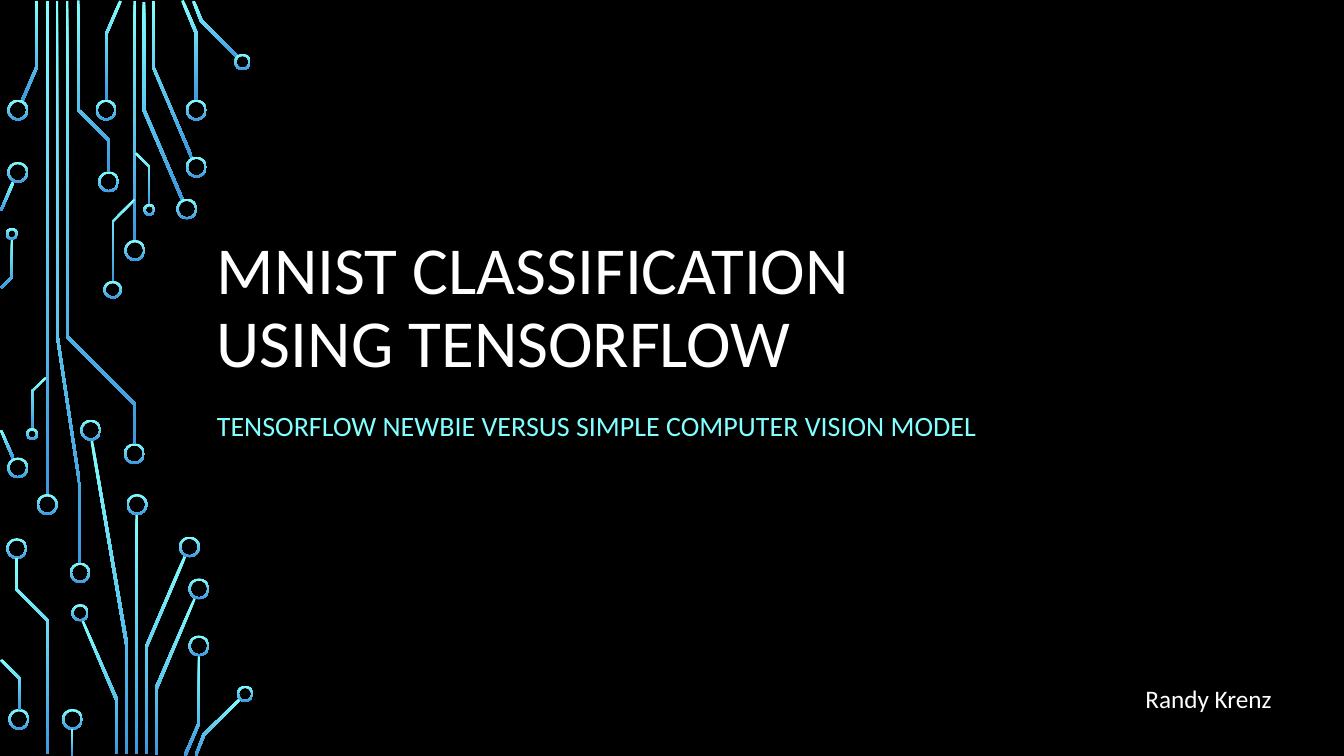
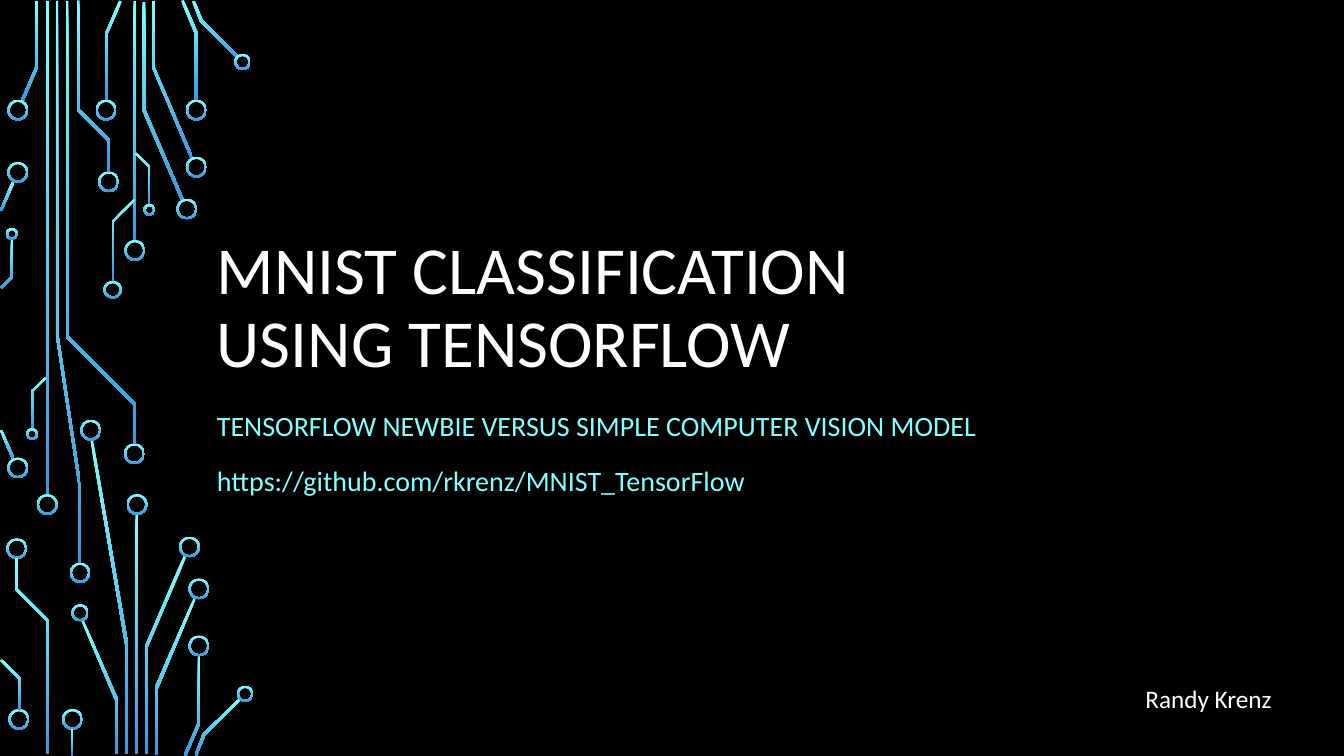
Before and after one commit to rkrenz/MNIST_TensorFlow, a slide deck: slide 1 of MNIST with Tensorflow.pptx. Drawn at 1344x756 pixels with LibreOffice and Linux fonts; fonts in the diff are those of the drawing; background and template pictures are left out. Boxes give left, top, right and bottom in pixels: in the first picture for what was removed or moved away, otherwise in the second. Text is boxed around its words. In the diff, an @@ line names an element or a change of style, - is before the commit and + after.

Commit message:
update powerpoint

```diff
--- a/MNIST with Tensorflow.pptx
+++ b/MNIST with Tensorflow.pptx
@@ subtitle at <box>217,471,745,496</box>: paragraph added @@
+https://github.com/rkrenz/MNIST_TensorFlow
```
